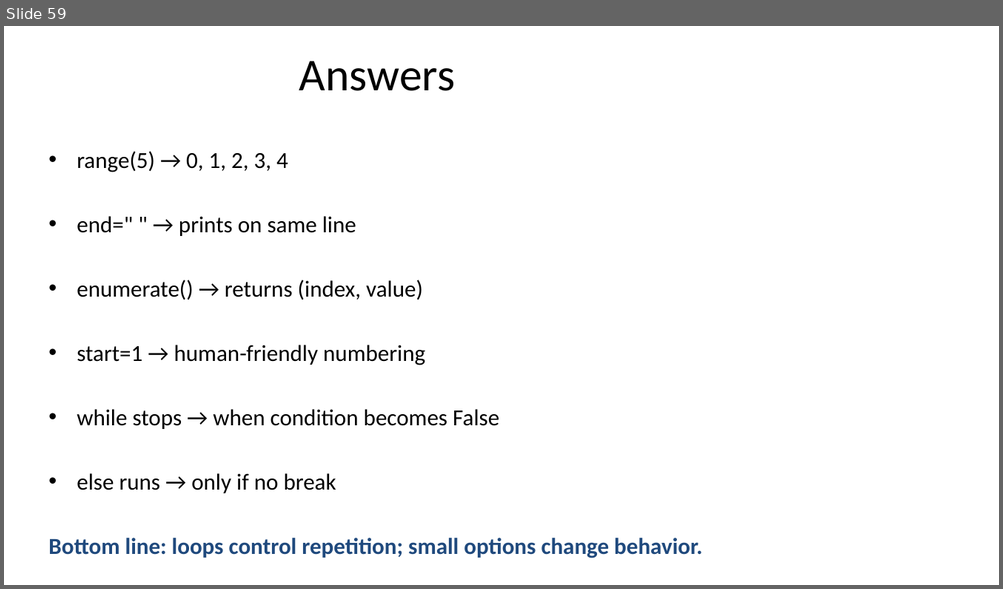
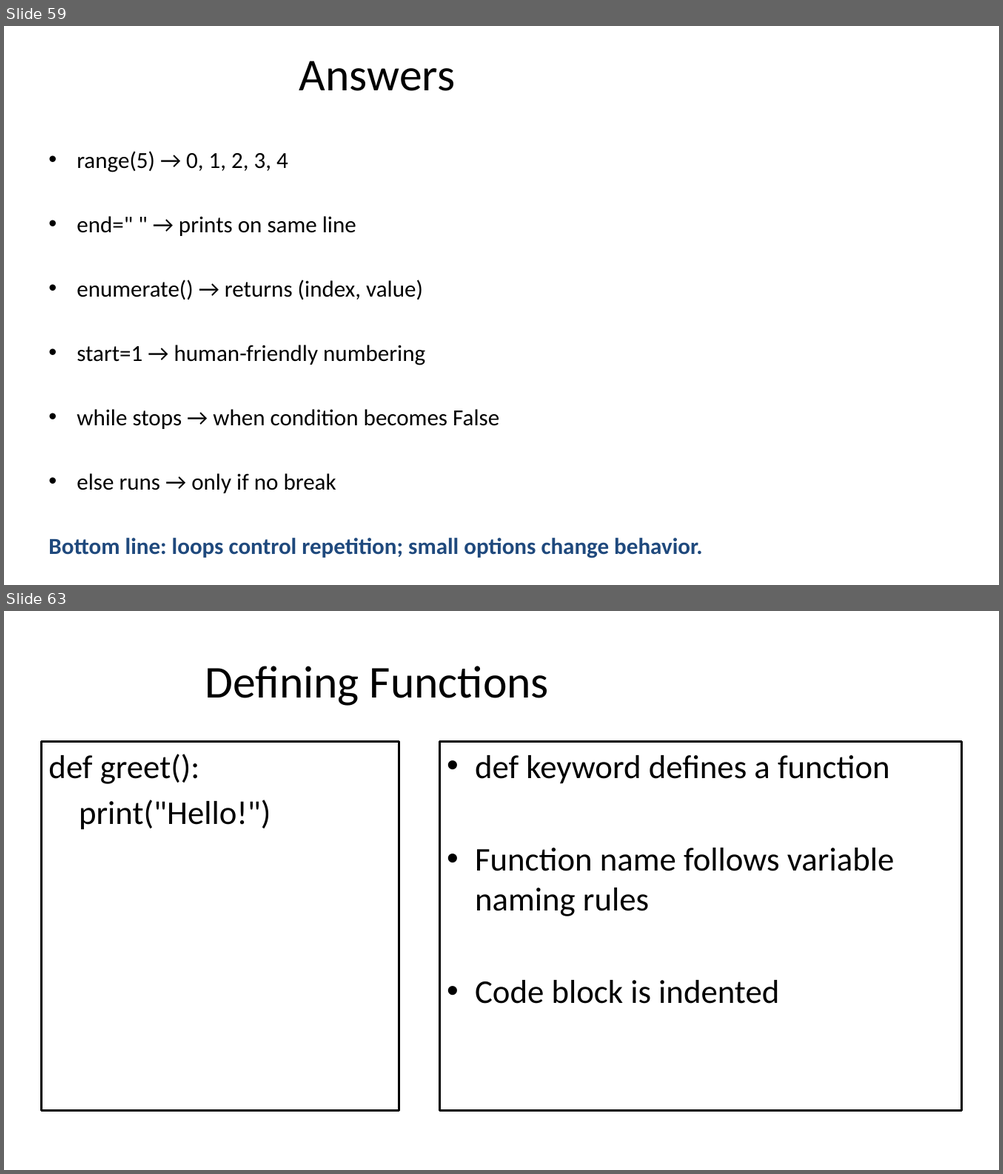
Before and after one commit to seanwhs/3-Day-Python-Crash-Course, a slide deck: Python_Crash_Course_2025.pptx. Shown one above the other, each under a label of ours: slide 59 before the commit, slides 59 and 63 after it; the slides between them are not shown. The pictures are 1003x589 and 1003x1174 pixels, drawn with LibreOffice and Linux fonts; fonts in the diff are those of the drawing. Boxes give left, top, right and bottom in pixels: in the first picture for what was removed or moved away, otherwise in the second. Text is boxed around its words. In the diff, an @@ line names an element or a change of style, - is before the commit and + after.

```diff
--- a/Python_Crash_Course_2025.pptx
+++ b/Python_Crash_Course_2025.pptx
@@ slide 63 added at box(4, 611, 999, 1170), background #FFFFFF @@
@@ title added at box(205, 666, 549, 706), 44 pt, text #000000 @@
+Defining Functions
@@ text added at box(41, 741, 398, 1111), fill #FFFFFF, outline #000000 2 pt, 32 pt, text #000000 @@
+def greet():
+print("Hello!")
@@ rectangle added at box(439, 741, 962, 1111), fill #FFFFFF, outline #000000 2 pt, 32 pt, text #000000 @@
+• def keyword defines a function
+• Function name follows variable naming rules
+• Code block is indented
```
Also in this commit, not shown: 1 slide changed, 21 other slides added, 1 slide removed.
